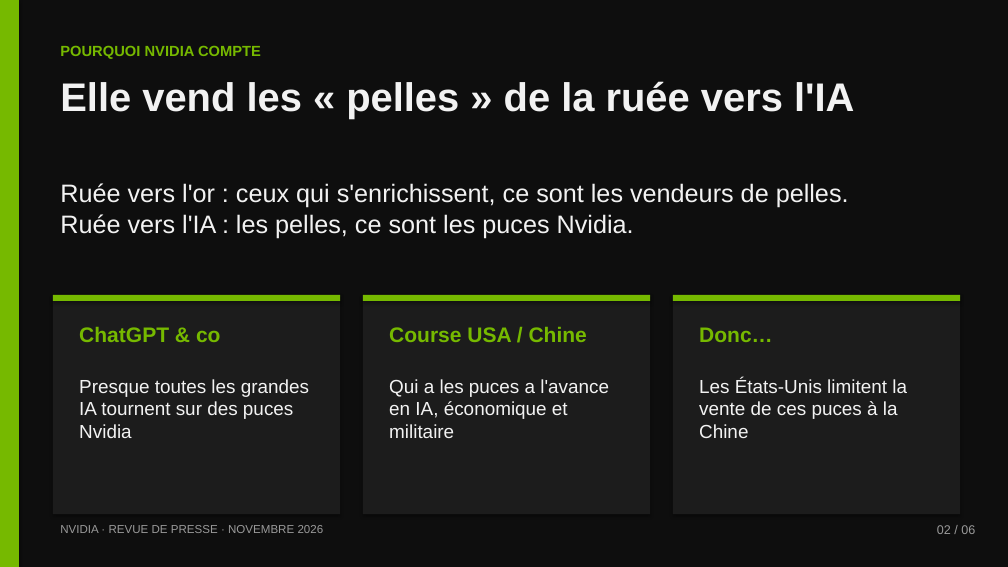
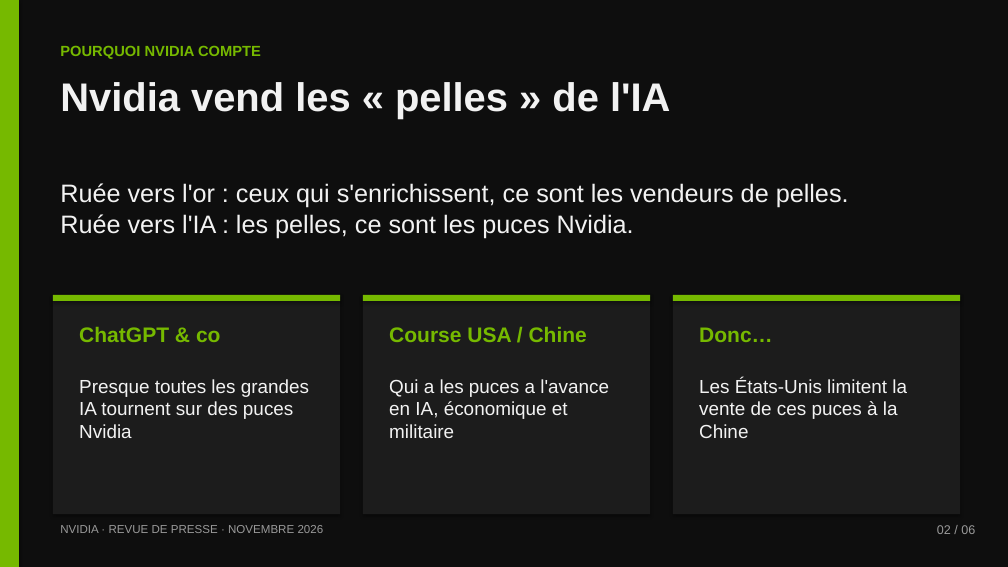
Before and after one commit to dehamnaadam-hue/Encole, a slide deck: slide 2 of nvidia/Nvidia-revue-de-presse.pptx. Drawn at 1008x567 pixels with LibreOffice and Linux fonts; fonts in the diff are those of the drawing. Boxes give left, top, right and bottom in pixels: in the first picture for what was removed or moved away, otherwise in the second. Text is boxed around its words. In the diff, an @@ line names an element or a change of style, - is before the commit and + after.

```diff
--- a/nvidia/Nvidia-revue-de-presse.pptx
+++ b/nvidia/Nvidia-revue-de-presse.pptx
@@ text at (60, 82, 670, 120): text changed @@
-Elle vend les « pelles » de la ruée vers l'IA
+Nvidia vend les « pelles » de l'IA
```
Also in this commit, not shown: 4 other slides changed, 1 other file.
